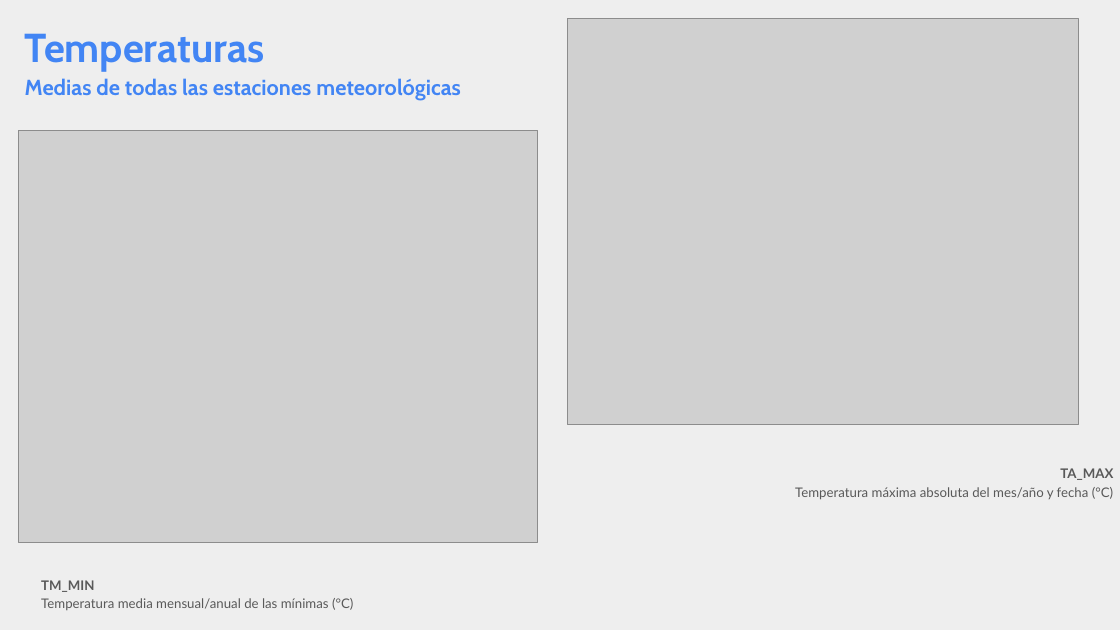
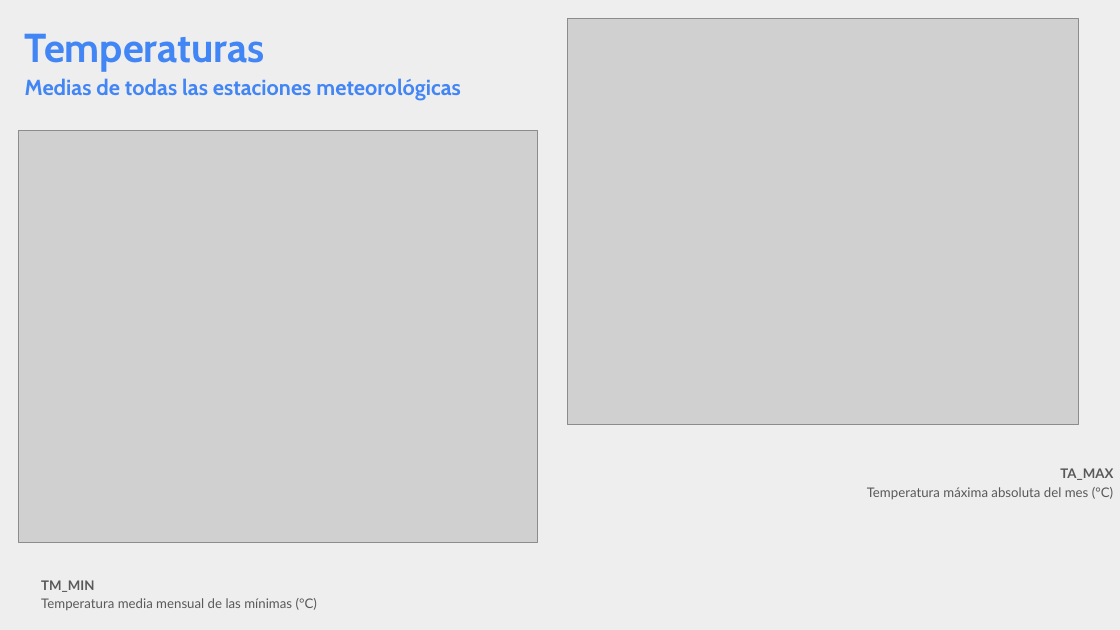
Before and after one commit to pasinatosilvia/Mi_primer_EDA, a slide deck: slide 17 of EDA_presentacion.pptx. Drawn at 1120x630 pixels with LibreOffice and Linux fonts; fonts in the diff are those of the drawing; grey boxes stand for pictures. Boxes give left, top, right and bottom in pixels: in the first picture for what was removed or moved away, otherwise in the second. Text is boxed around its words. In the diff, an @@ line names an element or a change of style, - is before the commit and + after.

```diff
--- a/EDA_presentacion.pptx
+++ b/EDA_presentacion.pptx
@@ title at (867,487,1113,499): text changed @@
-Temperatura máxima absoluta del mes/año y fecha (°C)
+Temperatura máxima absoluta del mes (°C)
@@ title at (41,598,317,610): text changed @@
-Temperatura media mensual/anual de las mínimas (°C)
+Temperatura media mensual de las mínimas (°C)
```
Also in this commit, not shown: 12 other slides changed, 2 other files.
